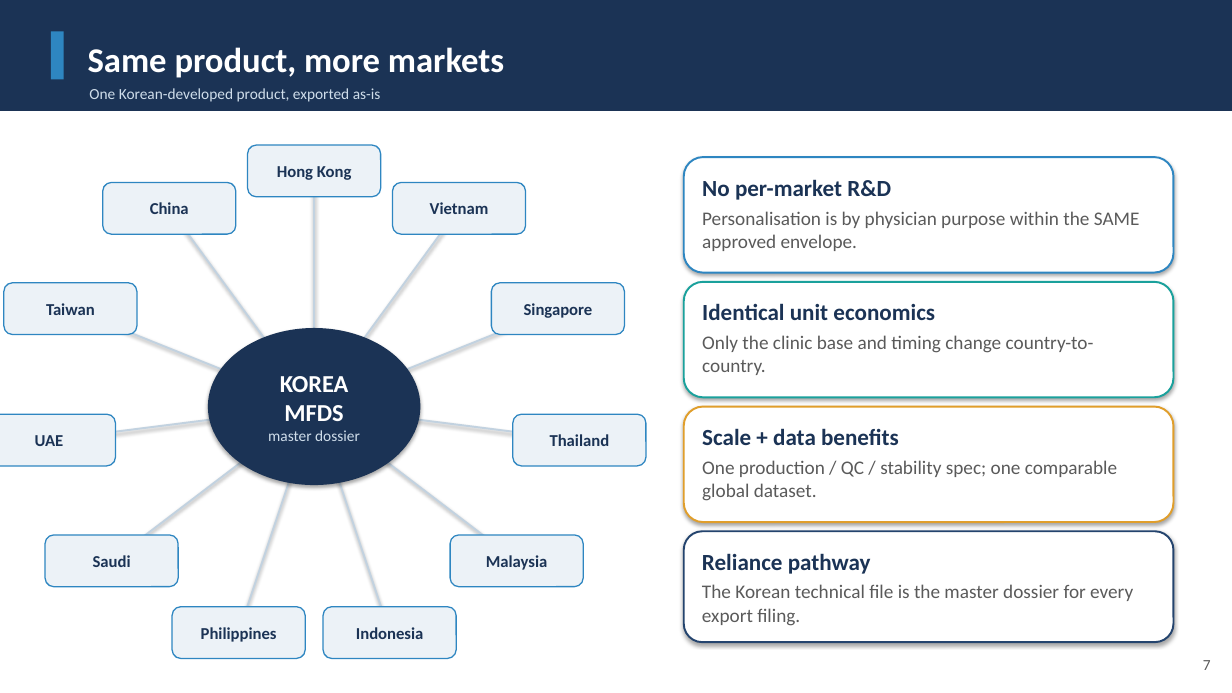
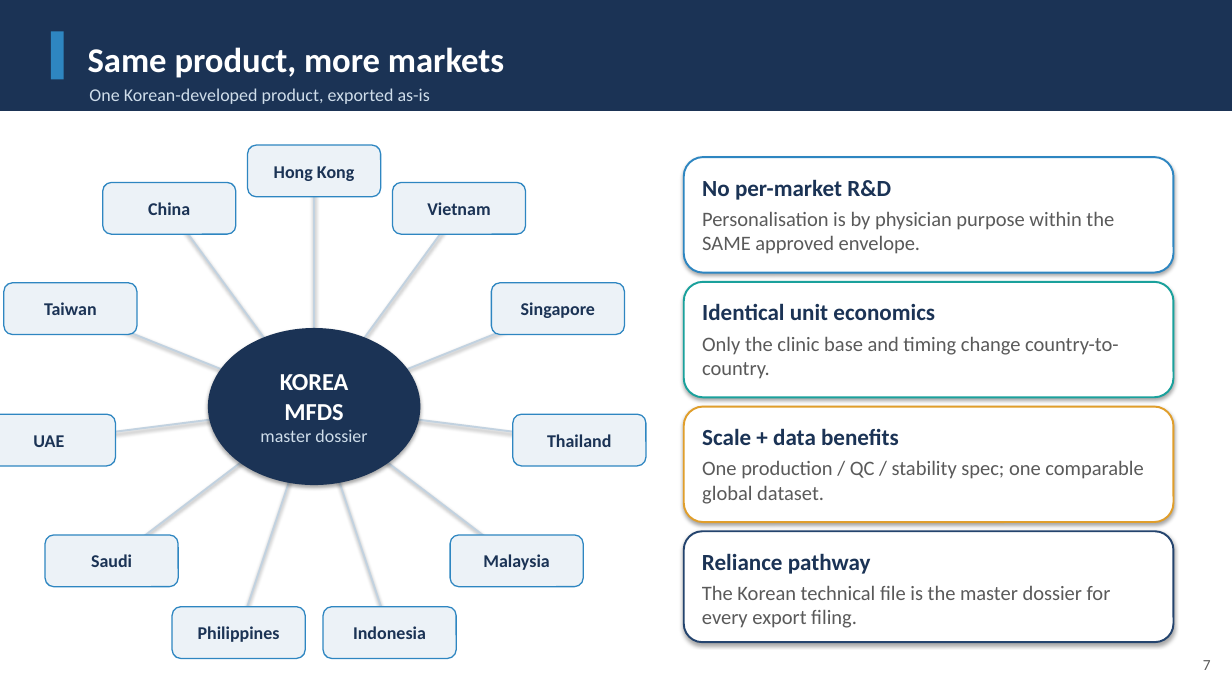
Before and after one commit to leicatam/gamification, a slide deck: slide 7 of synexo/Synapep_Investor_Deck.pptx. Drawn at 1232x693 pixels with LibreOffice and Linux fonts; fonts in the diff are those of the drawing. Boxes give left, top, right and bottom in pixels: in the first picture for what was removed or moved away, otherwise in the second. Text is boxed around its words. In the diff, an @@ line names an element or a change of style, - is before the commit and + after.

```diff
--- a/synexo/Synapep_Investor_Deck.pptx
+++ b/synexo/Synapep_Investor_Deck.pptx
@@ text "One Korean-developed product, exported as-is" at box(89, 88, 430, 104): size 12 to 14 pt @@
@@ size 13 to 14 pt in 11 elements at box(248, 145, 381, 197), box(393, 182, 526, 234), box(492, 283, 625, 335), box(513, 414, 646, 466), box(450, 535, 583, 587), box(323, 607, 457, 659), box(172, 607, 305, 659), box(45, 535, 178, 587), box(0, 414, 116, 466), box(4, 283, 137, 335), box(103, 182, 236, 234) @@
@@ text in rounded rectangle at box(702, 211, 1114, 254): size 15 to 16 pt in "Personalisation is by physician purpose within the ..." @@
@@ text in rounded rectangle at box(702, 336, 1118, 379): size 15 to 16 pt in "Only the clinic base and timing change ..." @@
@@ text in ellipse at box(260, 429, 367, 442): size 12 to 14 pt in "master dossier" @@
@@ text in rounded rectangle at box(702, 460, 1143, 504): size 15 to 16 pt in "One production / QC / stability spec; ..." @@
@@ text in rounded rectangle at box(702, 585, 1111, 628): size 15 to 16 pt in "The Korean technical file is the master ..." @@
```
Also in this commit, not shown: 15 other slides changed, 1 other file.
